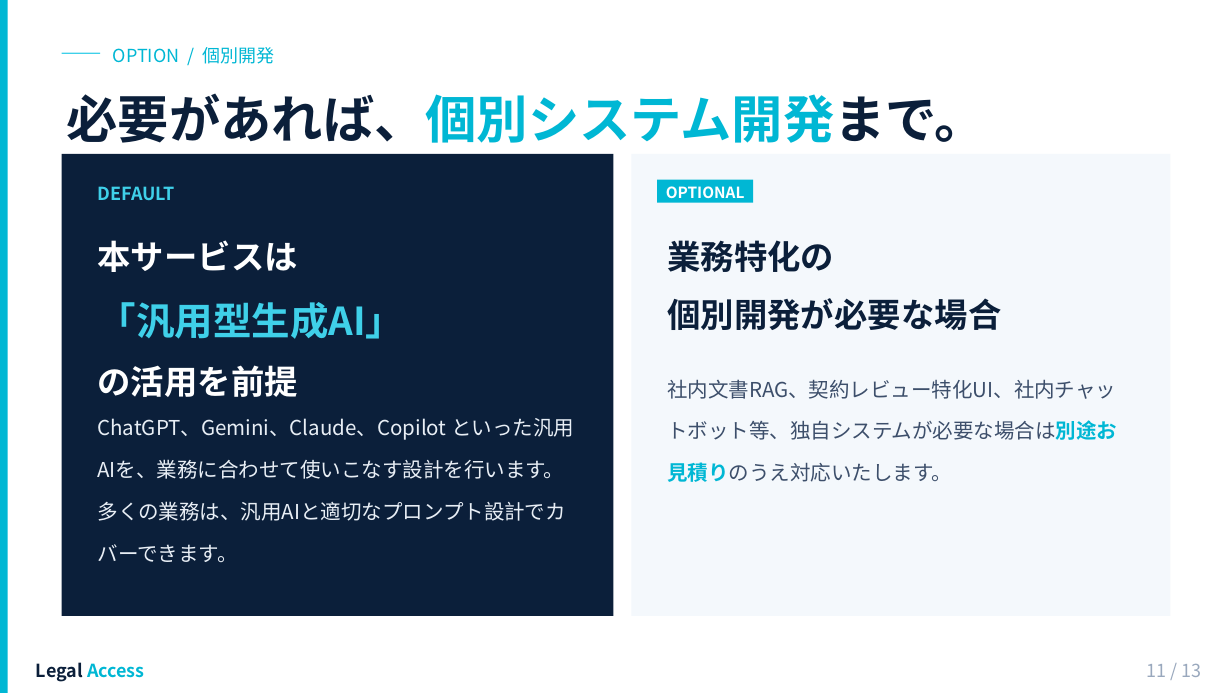
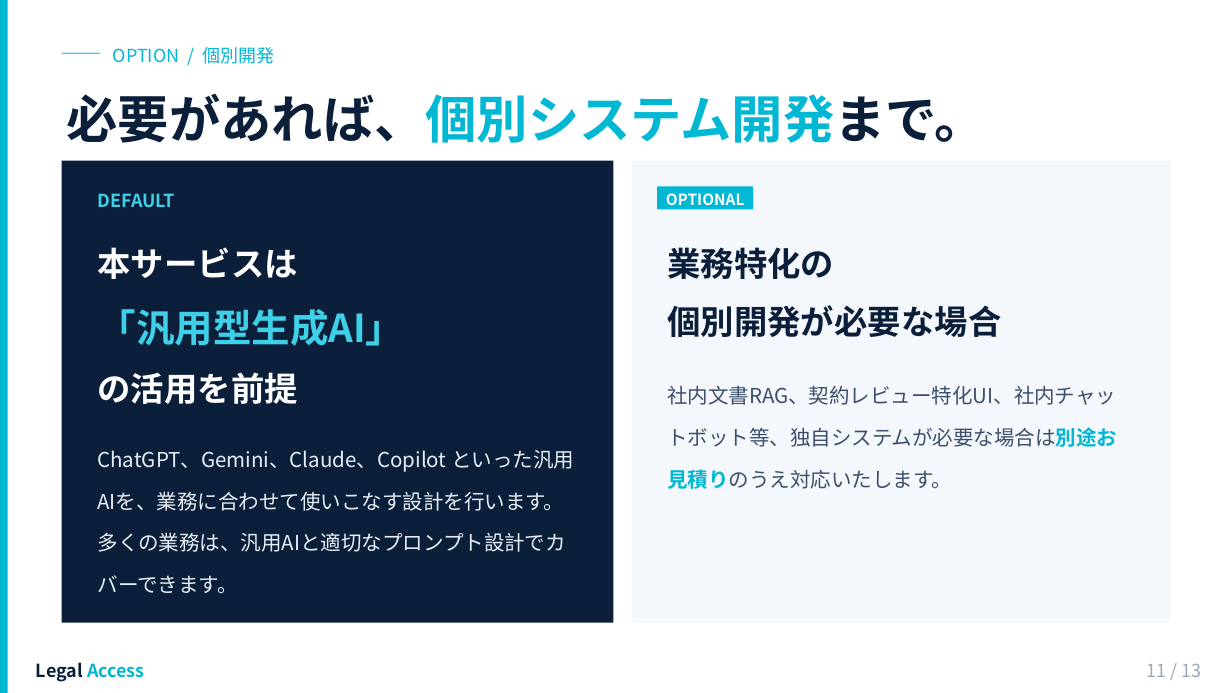
Before and after one commit to Legal-Access/marketing-slides, a slide deck: slide 11 of 44_法務生成AI導入ロードマップ策定・推進/法務生成AIスライド作成/20260517_LegalAccess_法務AIロードマップ提案.pptx. Drawn at 1232x693 pixels with LibreOffice and Linux fonts; fonts in the diff are those of the drawing. Boxes give left, top, right and bottom in pixels: in the first picture for what was removed or moved away, otherwise in the second. Text is boxed around its words. In the diff, an @@ line names an element or a change of style, - is before the commit and + after.

```diff
--- a/44_法務生成AI導入ロードマップ策定・推進/法務生成AIスライド作成/20260517_LegalAccess_法務AIロードマップ提案.pptx
+++ b/44_法務生成AI導入ロードマップ策定・推進/法務生成AIスライド作成/20260517_LegalAccess_法務AIロードマップ提案.pptx
@@ 3 texts, 2 rectangles moved together from (x1=62, y1=154, x2=1170, y2=616) to (x1=62, y1=161, x2=1170, y2=623) @@
@@ 2 texts, 1 rectangle moved together from (x1=98, y1=179, x2=753, y2=203) to (x1=98, y1=187, x2=753, y2=210) @@
@@ text "ChatGPT、Gemini、Claude、Copilot といった汎用AIを、業務に合わせて使いこなす設計を行います。 ..." moved from (x1=98, y1=418, x2=574, y2=562) to (x1=98, y1=450, x2=574, y2=593) @@
```
Also in this commit, not shown: 12 other slides changed.
